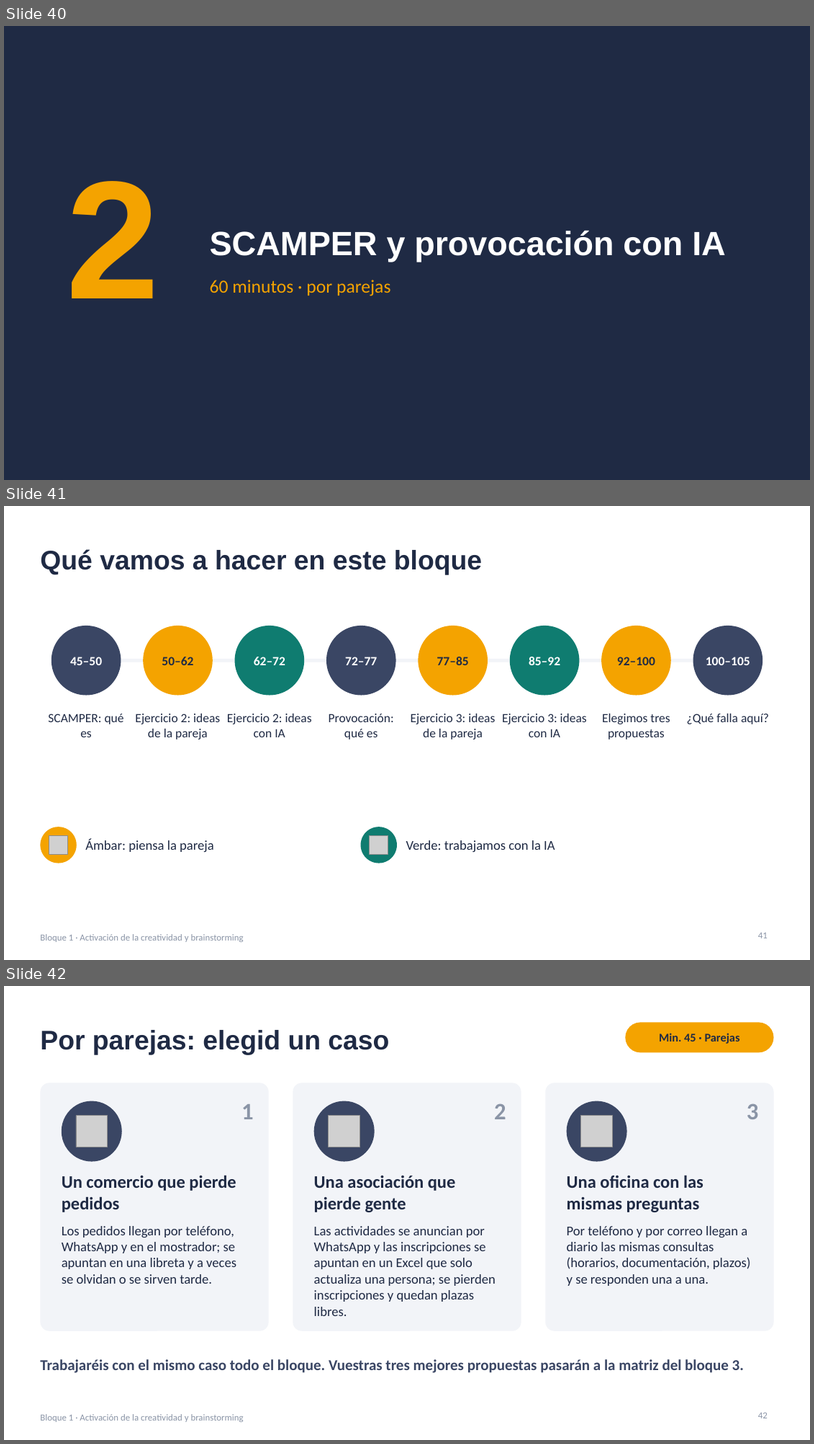
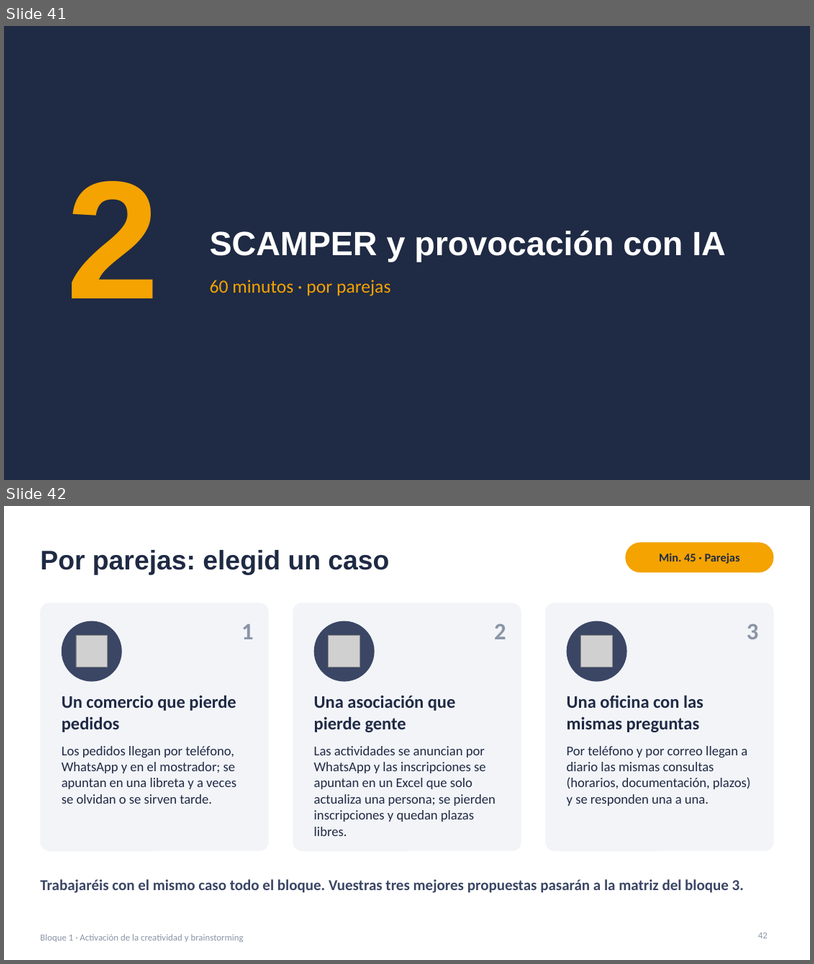
Before and after one commit to jjnieto/creatividad-ofimatica-ia, a slide deck: diapositivas/Curso.pptx. Shown one above the other, each under a label of ours: slides 40, 41 and 42 before the commit, slides 41 and 42 after it. The pictures are 814x1444 and 814x964 pixels, drawn with LibreOffice and Linux fonts; fonts in the diff are those of the drawing; grey boxes stand for pictures. Boxes give left, top, right and bottom in pixels: in the first picture for what was removed or moved away, otherwise in the second. Text is boxed around its words. In the diff, an @@ line names an element or a change of style, - is before the commit and + after.

```diff
--- a/diapositivas/Curso.pptx
+++ b/diapositivas/Curso.pptx
@@ slide 41 removed at (4, 506, 810, 960), background #FFFFFF; not listed: 1 template element that a slide beside it also shows @@
@@ title removed at (40, 549, 482, 575) @@
-Qué vamos a hacer en este bloque
@@ ellipse removed at (52, 626, 121, 695) @@
@@ ellipse removed at (143, 626, 213, 695) @@
@@ ellipse removed at (235, 626, 305, 695) @@
@@ ellipse removed at (327, 626, 396, 695) @@
@@ ellipse removed at (419, 626, 488, 695) @@
@@ ellipse removed at (510, 626, 580, 695) @@
@@ ellipse removed at (602, 626, 671, 695) @@
@@ ellipse removed at (694, 626, 763, 695) @@
@@ text removed at (70, 656, 102, 665) @@
-45–50
@@ text removed at (162, 656, 193, 665) @@
-50–62
@@ text removed at (254, 656, 286, 665) @@
-62–72
@@ text removed at (345, 656, 377, 665) @@
-72–77
@@ text removed at (437, 656, 469, 665) @@
-77–85
@@ text removed at (529, 656, 561, 665) @@
-85–92
@@ text removed at (617, 656, 656, 665) @@
-92–100
@@ text removed at (706, 656, 751, 665) @@
-100–105
@@ line removed from (86, 660) to (728, 660) @@
@@ text removed at (48, 713, 124, 737) @@
-SCAMPER: qué es
@@ text removed at (135, 713, 220, 739) @@
-Ejercicio 2: ideas de la pareja
@@ text removed at (227, 713, 312, 737) @@
-Ejercicio 2: ideas con IA
@@ text removed at (329, 713, 394, 739) @@
-Provocación: qué es
@@ text removed at (411, 713, 495, 739) @@
-Ejercicio 3: ideas de la pareja
@@ text removed at (502, 713, 587, 737) @@
-Ejercicio 3: ideas con IA
@@ text removed at (602, 713, 670, 739) @@
-Elegimos tres propuestas
@@ text removed at (687, 713, 769, 724) @@
-¿Qué falla aquí?
@@ ellipse removed at (40, 826, 77, 863) @@
@@ ellipse removed at (361, 826, 397, 863) @@
@@ picture removed at (49, 835, 67, 854) @@
@@ text removed at (85, 839, 214, 852) @@
-Ámbar: piensa la pareja
@@ picture removed at (369, 835, 388, 854) @@
@@ text removed at (406, 840, 555, 852) @@
-Verde: trabajamos con la IA
@@ page number removed at (759, 932, 768, 938) @@
-41
@@ what was slide 40 is now slide 41 @@
```
Also in this commit, not shown: 4 slides changed, 1 slide added, 3 other files.
